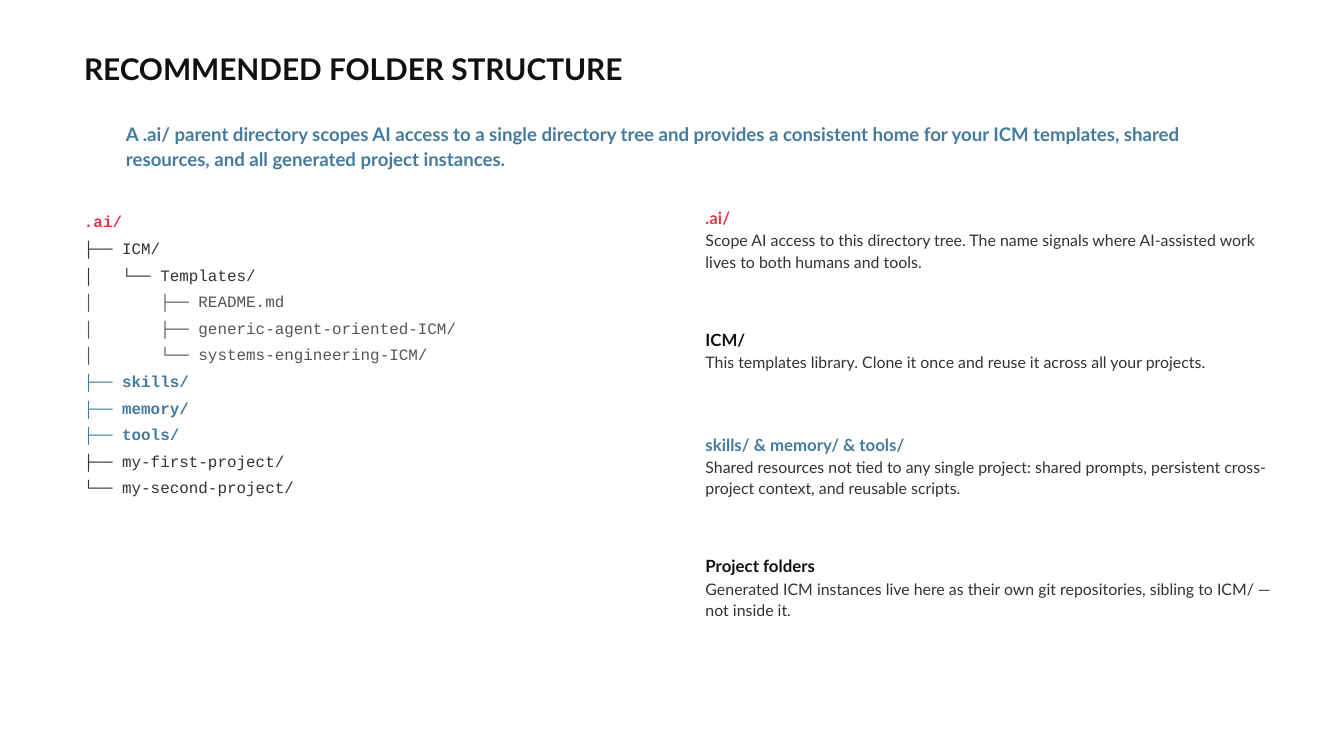
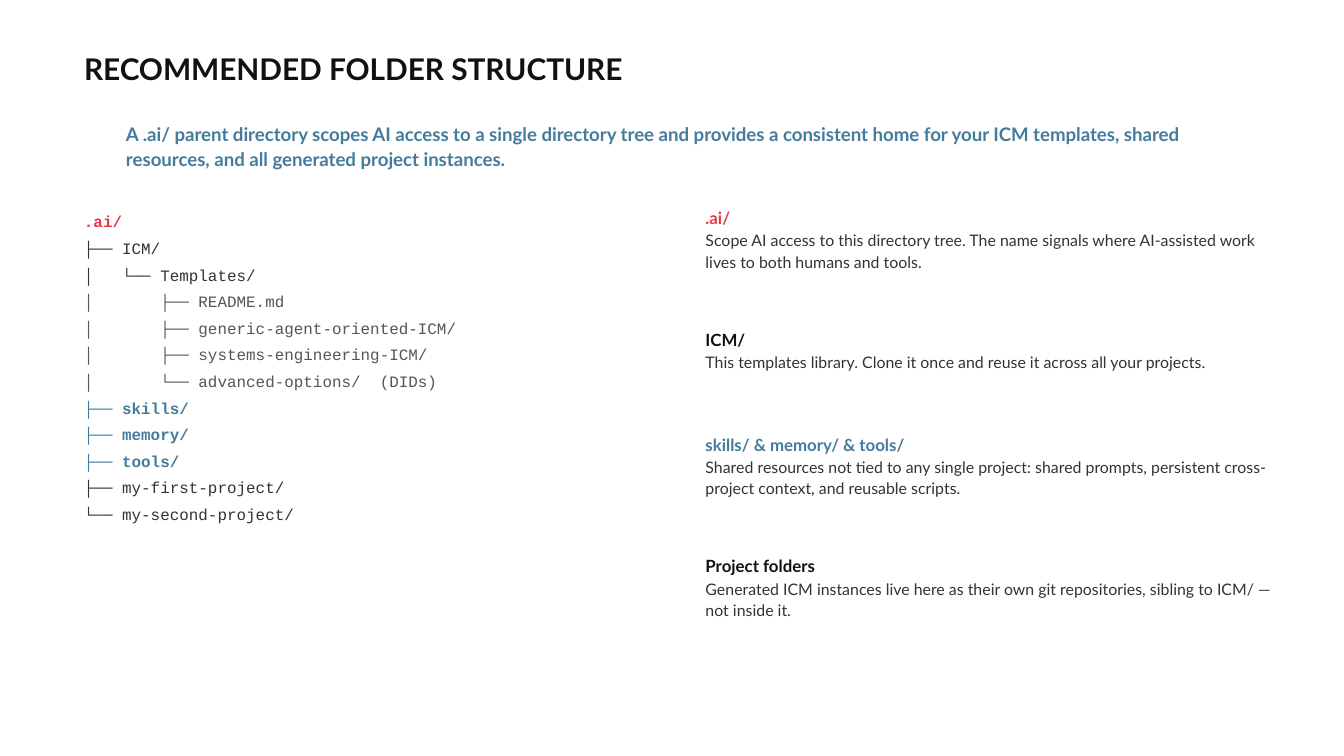
Before and after one commit to NathanForster/ICM, a slide deck: slide 9 of Interpretable_Context_Methodology_(ICM).pptx. Drawn at 1344x756 pixels with LibreOffice and Linux fonts; fonts in the diff are those of the drawing; background and template pictures are left out. Boxes give left, top, right and bottom in pixels: in the first picture for what was removed or moved away, otherwise in the second. Text is boxed around its words. In the diff, an @@ line names an element or a change of style, - is before the commit and + after.

```diff
--- a/Interpretable_Context_Methodology_(ICM).pptx
+++ b/Interpretable_Context_Methodology_(ICM).pptx
@@ text at [198, 349, 437, 391]: text changed @@
-│ └── systems-engineering-ICM/
+│ ├── systems-engineering-ICM/
+│ └── advanced-options/ (DIDs)
```
Also in this commit, not shown: 2 other slides changed, 1 other file.
